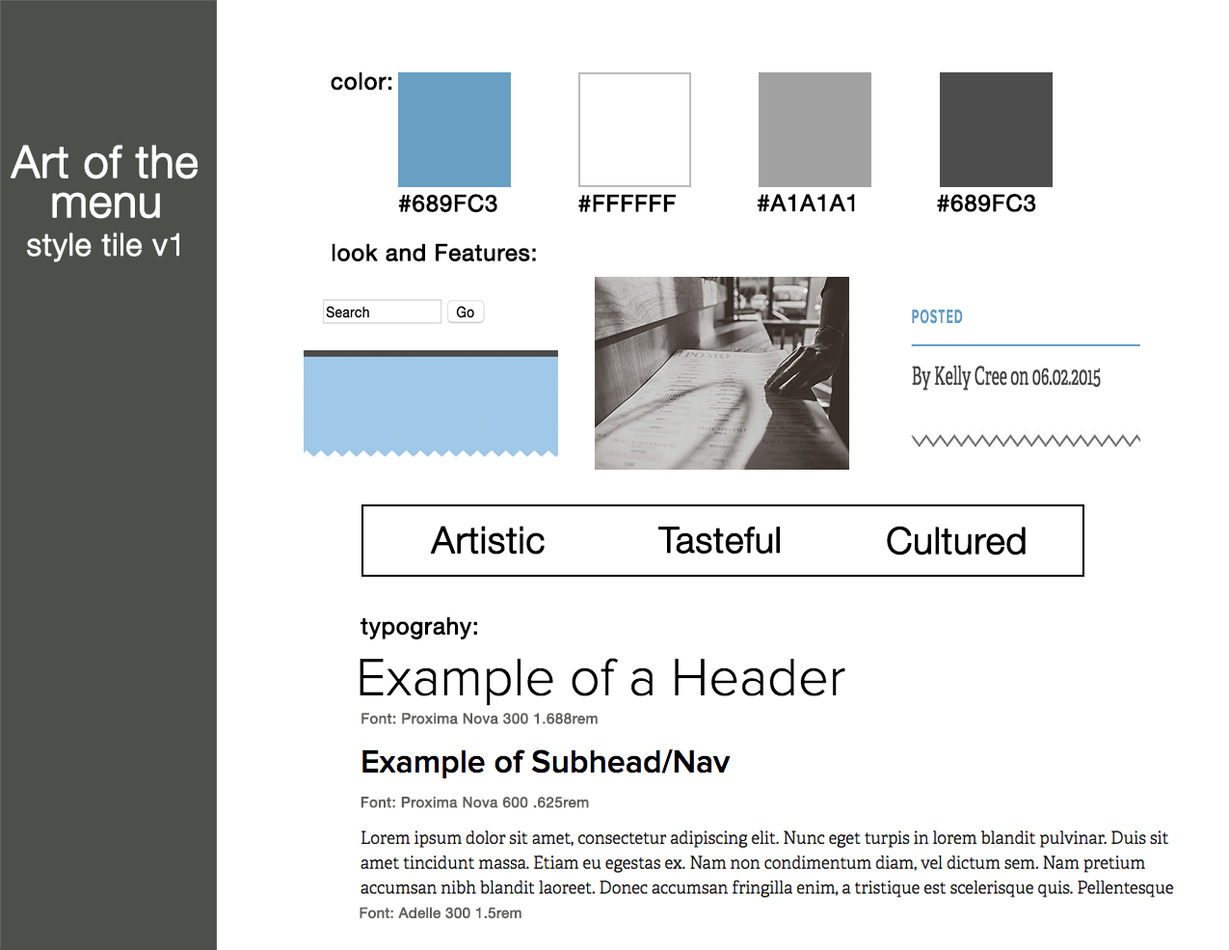
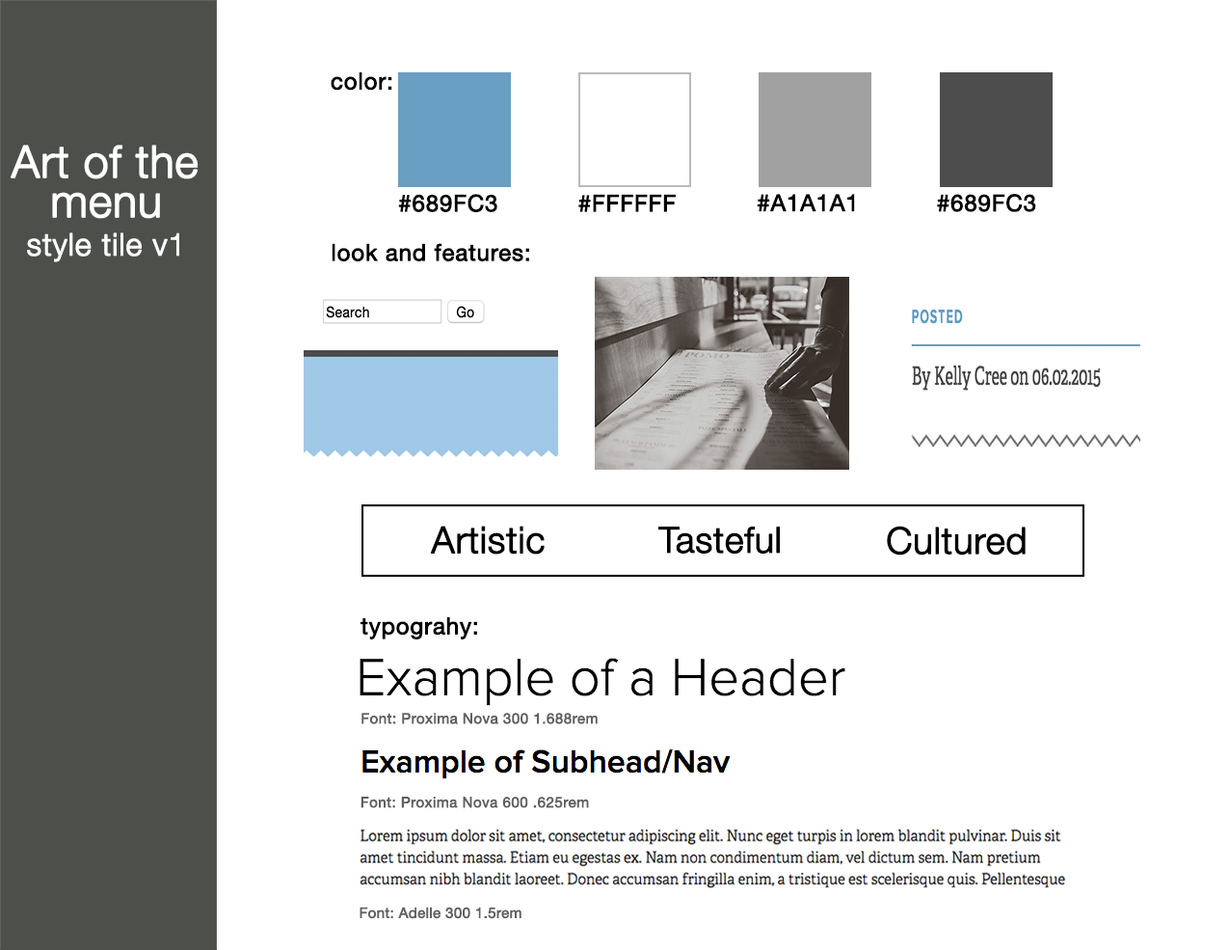
Layer changes from the first 1229 x 950 image to the second:
renamed "Layer 31" to "paragraph", painted on it over [359,828,1175,898]
renamed "look and Features:" to "look and features:", painted on it over [433,242,537,262]
